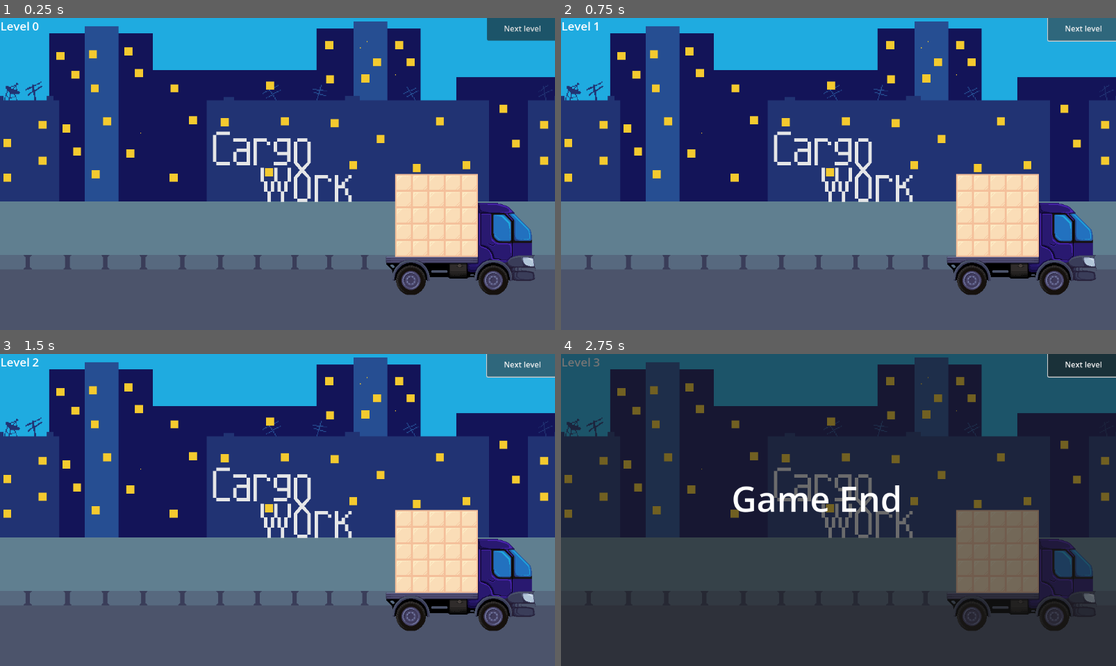
Above: before the commit, frames 1-4 (two rows, left to right).
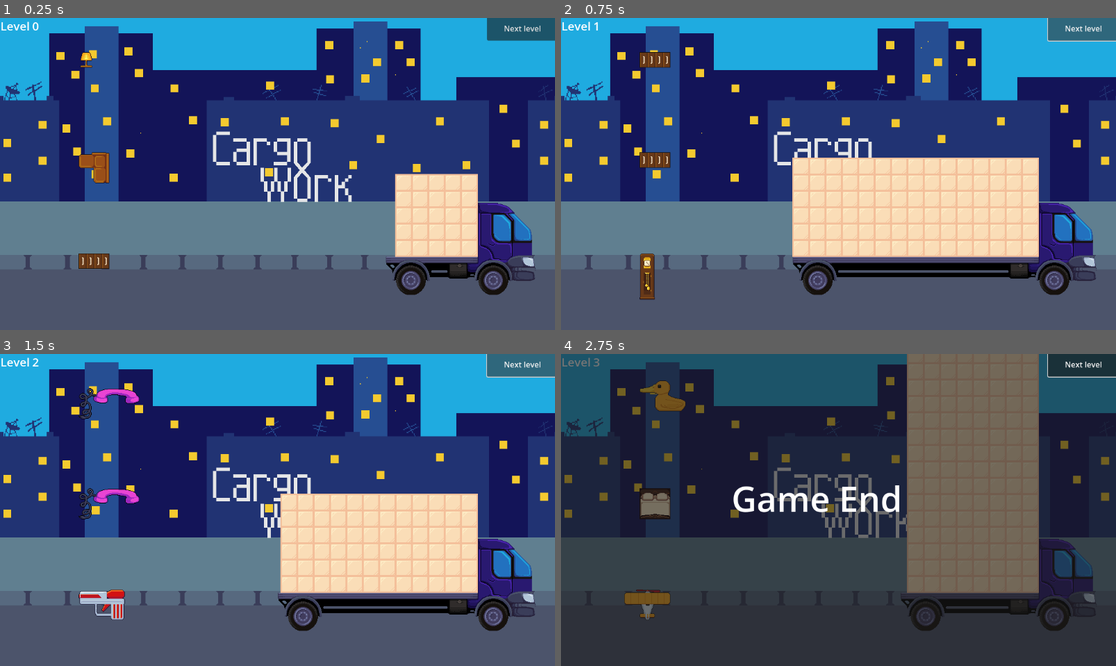
Above: after the commit, the same moments.

Repository: cyber-dream/cargo
Game: Godot game, scene res://scenes/main.tscn
The game is run twice, just before and just after one commit, with the same random seed, the same clock (stepped at 60 frames per second) and the same inputs.
Inputs (mouse positions are in pixels of both pictures, inside the frame that each line leads up to):
- Up to frame 1 (0.25 s): no input
- Up to frame 2 (0.75 s): click "Next level" at 0.5 s
- Up to frame 3 (1.5 s): click "Next level" at 1.25 s
- Up to frame 4 (2.75 s): tap Enter at 2 s; move the mouse to (960, 494) at 2.02 s; hold Up (ui_up) from 2.03 s (still down); tap O at 2.1 s; click (960, 494) at 2.17 s; tap Space (ui_select) at 2.27 s

The runs differ from the first frame. In frame 1, 0.8% of the frame differs, in the area x 14-20%, y 10-81%; in frame 2, 13%; in frame 3, 10%; in frame 4, 16%, in the area x 11-87%, y 0-89%.

Commit message:
little fixes

Diff:
--- a/gd_balance/levels/2.tres
+++ b/gd_balance/levels/2.tres
@@ -11,7 +11,7 @@
 
 [resource]
 script = ExtResource("1_jvxk6")
-truck_size = Vector2i(5, 5)
+truck_size = Vector2i(15, 6)
 bans = Array[PackedScene]([ExtResource("1_mrvay"), ExtResource("2_iy30y"), ExtResource("3_ni7fa"), ExtResource("4_hh3bj"), ExtResource("5_vajyk"), ExtResource("6_pd15s"), ExtResource("7_d0686")])
 min_difficulty = 0
 max_difficulty = 1
--- a/gd_balance/levels/3.tres
+++ b/gd_balance/levels/3.tres
@@ -4,7 +4,7 @@
 
 [resource]
 script = ExtResource("1_oc8au")
-truck_size = Vector2i(5, 5)
+truck_size = Vector2i(12, 6)
 bans = Array[PackedScene]([])
 min_difficulty = 2
 max_difficulty = 2
--- a/gd_balance/levels/4.tres
+++ b/gd_balance/levels/4.tres
@@ -4,7 +4,8 @@
 
 [resource]
 script = ExtResource("1_cm13m")
+truck_size = Vector2i(8, 15)
+bans = Array[PackedScene]([])
 min_difficulty = 1
 max_difficulty = 2
-truck_size = Vector2i(5, 5)
 metadata/_custom_type_script = "uid://c65vyajnksfg8"
--- a/scenes/main.tscn
+++ b/scenes/main.tscn
@@ -41,7 +41,7 @@
 position = Vector2(585, 315)
 texture = ExtResource("23_pm3ni")
 
-[node name="Gameplay" type="Node2D" parent="." node_paths=PackedStringArray("level_title", "truck", "figures_node", "panel_game_end", "points_label")]
+[node name="Gameplay" type="Node2D" parent="." node_paths=PackedStringArray("level_title", "truck", "palletes", "figures_node", "panel_game_end", "points_label")]
 script = ExtResource("1_o5qli")
 levels_path = "res://gd_balance/levels/"
 truck_prefab = ExtResource("3_sugp2")
@@ -53,6 +53,7 @@
 1: [],
 2: []
 }
+palletes = [NodePath("Pallete1"), NodePath("Pallete2"), NodePath("Pallete3")]
 figures_node = NodePath("Figures")
 panel_game_end = NodePath("../Panel")
 points_label = NodePath("Label points")
--- a/scripts/gameplay.gd
+++ b/scripts/gameplay.gd
@@ -2,9 +2,9 @@
 extends Node2D
 
 enum Difficulty {
-    EASY = 0,
-    MEDIUM = 1,
-    HARD= 2
+	EASY   = 0,
+	MEDIUM = 1,
+	HARD   = 2
 }
 
 @export var levels_path: String
@@ -23,128 +23,121 @@
 
 var _cur_level: int
 var _points: int = 0:
-    set(value):
-        _points = value
-        points_label.text = "Points: " + str(value)
+	set(value):
+		_points = value
+		points_label.text = "Points: " + str(value)
 
 
 func _load_resources_recursive(in_path: String) -> Array[CargoLevel]:
-    var result: Array[CargoLevel] = []
-    var dir = DirAccess.open(in_path)
+	var result: Array[CargoLevel] = []
+	var dir = DirAccess.open(in_path)
 
-    if dir == null:
-        push_error("Не удалось открыть папку: " + in_path)
-        return result
+	if dir == null:
+		push_error("Не удалось открыть папку: " + in_path)
+		return result
 
-    dir.list_dir_begin()
-    while true:
-        var file_name = dir.get_next()
-        if file_name == "":
-            break
-        if file_name.begins_with("."):
-            continue
+	dir.list_dir_begin()
+	while true:
+		var file_name = dir.get_next()
+		if file_name == "":
+			break
+		if file_name.begins_with("."):
+			continue
 
-        var full_path = in_path + "/" + file_name
+		var full_path = in_path + "/" + file_name
 
-        if dir.current_is_dir():
-            result += _load_resources_recursive(in_path)
-        else:
-            # Пытаемся загрузить только если это ресурс (например .tscn, .png, .tres, .wav и т.п.)
-            if ResourceLoader.exists(full_path):
-                var res = ResourceLoader.load(full_path)
+		if dir.current_is_dir():
+			result += _load_resources_recursive(in_path)
+		else:
+			if ResourceLoader.exists(full_path):
+				var res = ResourceLoader.load(full_path)
 
-                if !res:
-                    print("Не удалось загрузить: ", full_path)
-                elif res.get_script() != CargoLevel:
-                    continue
-                else:
-                    result.append(res as CargoLevel)
+				if !res:
+					print("Не удалось загрузить: ", full_path)
+				elif res.get_script() != CargoLevel:
+					continue
+				else:
+					result.append(res as CargoLevel)
 
-    dir.list_dir_end()
-    return result
+	dir.list_dir_end()
+	return result
 
 func _enter_tree() -> void:
-    var found_levels = _load_resources_recursive(levels_path)
+	var found_levels = _load_resources_recursive(levels_path)
 
+	for f in figure_prefabs:
+		var new_f = f.instantiate() as CargoFigure
+		var arr = figures.get(new_f.difficulty)
+		arr.push_back(f)
+		new_f.queue_free()
 
-
-    for f in figure_prefabs:
-        var new_f = f.instantiate() as CargoFigure
-        var arr = figures.get(new_f.difficulty)
-        arr.push_back(f)
-        new_f.queue_free()
-
-    _load_level(0)
-    CargoDnD.figure_dropped.connect(_on_figure_dropped)
-    CargoDnD.game_end.connect(_on_game_end)
+	_load_level(0)
+	CargoDnD.figure_dropped.connect(_on_figure_dropped)
+	CargoDnD.game_end.connect(_on_game_end)
 
 func _on_game_end():
-    pass
-    if levelsequence.sequence.size() <= _cur_level+1:
-        panel_game_end.show()
-    else:
-        _cur_level += 1
-        _load_level(_cur_level)
+	pass
+	if levelsequence.sequence.size() <= _cur_level+1:
+		panel_game_end.show()
+	else:
+		_cur_level += 1
+		_load_level(_cur_level)
 
 
 func _on_figure_dropped(in_pallete_idx:int, in_points: int):
-    #_spawn_figure(in_pallete_idx, levels[_cur_level].max_difficulty)
-    _points += in_points
+	_spawn_figure(in_pallete_idx)
+	_points += in_points
 
 
 func _load_level(in_idx: int):
+	var level=levelsequence.sequence[in_idx]
+	level_title.text = "Level " + str(in_idx)
+	truck.size = level.truck_size
 
-    var level=levelsequence.sequence[in_idx]
+	for c in figures_node.get_children():
+		c.queue_free()
 
-    level_title.text = "Level " + str(in_idx)
-
-    truck.size = level.truck_size
-
-    for c in figures_node.get_children():
-        c.queue_free()
-
-    for p_idx in palletes.size():
-        _spawn_figure(p_idx)
-
+	for p_idx in palletes.size():
+		_spawn_figure(p_idx)
 
 
 func _increment_level_difficulty(in_difficulty: CargoLevelDifficulty) -> CargoLevelDifficulty:
-    var new_dif: CargoLevelDifficulty
-    if in_difficulty.max_difficulty == Difficulty.size()-1:
-        if in_difficulty.min_difficulty == Difficulty.size() - 1:
-            new_dif.min_difficulty = 0
-            new_dif.max_difficulty = 0
-        else:
-            new_dif.min_difficulty = in_difficulty.min_difficulty +1
-            new_dif.max_difficulty = 0
-    else:
-        new_dif.min_difficulty = in_difficulty.min_difficulty
-        new_dif.max_difficulty = in_difficulty.max_difficulty +1
+	var new_dif: CargoLevelDifficulty
+	if in_difficulty.max_difficulty == Difficulty.size()-1:
+		if in_difficulty.min_difficulty == Difficulty.size() - 1:
+			new_dif.min_difficulty = 0
+			new_dif.max_difficulty = 0
+		else:
+			new_dif.min_difficulty = in_difficulty.min_difficulty +1
+			new_dif.max_difficulty = 0
+	else:
+		new_dif.min_difficulty = in_difficulty.min_difficulty
+		new_dif.max_difficulty = in_difficulty.max_difficulty +1
 
-    return new_dif
+	return new_dif
 
 func _spawn_figure(in_idx: int):
-    for c in palletes[in_idx].get_children():
-        c.queue_free()
+	for c in palletes[in_idx].get_children():
+		c.queue_free()
 
-    var new_f = _get_random_figure()
-    figures_node.add_child(new_f)
-    new_f.set_meta("pallete_idx", in_idx)
-    new_f.global_position = palletes[in_idx].global_position
+	var new_f = _get_random_figure()
+	figures_node.add_child(new_f)
+	new_f.set_meta("pallete_idx", in_idx)
+	new_f.global_position = palletes[in_idx].global_position
 
 
 func _get_random_figure() -> CargoFigure:
-    # Берём мин и макс сложности из текущего уровня
-    var mindiff = levelsequence.sequence[_cur_level].min_difficulty
-    var maxdiff = levelsequence.sequence[_cur_level].max_difficulty
-    var dif = randi_range(mindiff, maxdiff)
+	# Берём мин и макс сложности из текущего уровня
+	var mindiff = levelsequence.sequence[_cur_level].min_difficulty
+	var maxdiff = levelsequence.sequence[_cur_level].max_difficulty
+	var dif = randi_range(mindiff, maxdiff)
 
-    # Берём рандомный индекс фигуры из словаря по сложности
-    var idx = randi_range(0, figures.get(dif).size()-1)
+	# Берём рандомный индекс фигуры из словаря по сложности
+	var idx = randi_range(0, figures.get(dif).size()-1)
 
-    # Возвращаем фигуру по двум рандомам
-    return figures.get(dif)[idx].instantiate()
+	# Возвращаем фигуру по двум рандомам
+	return figures.get(dif)[idx].instantiate()
 
 
 func _on_next_level_button_pressed() -> void:
-    _on_game_end()
+	_on_game_end()
Not shown: 1 places in scenes/main.tscn that only renumber resources
